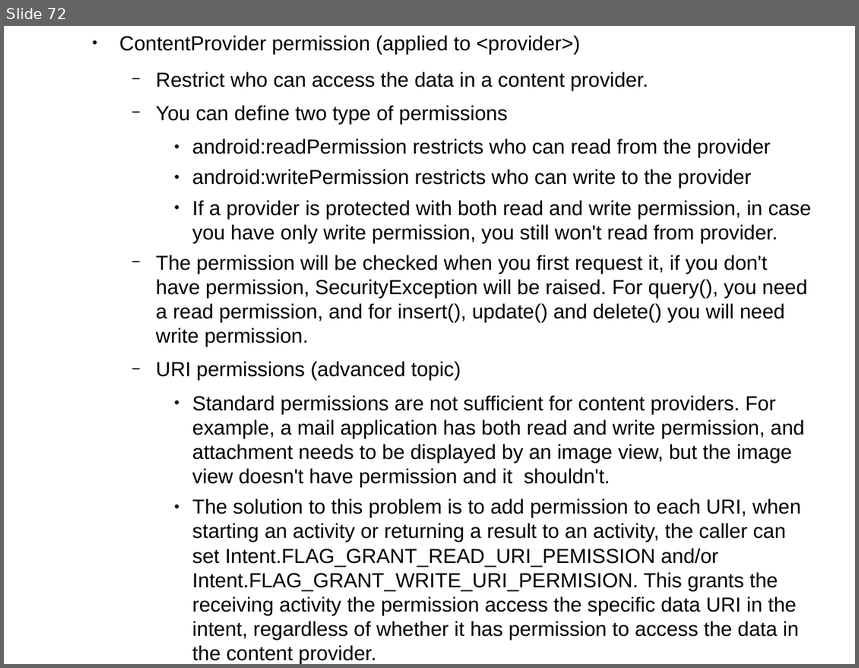
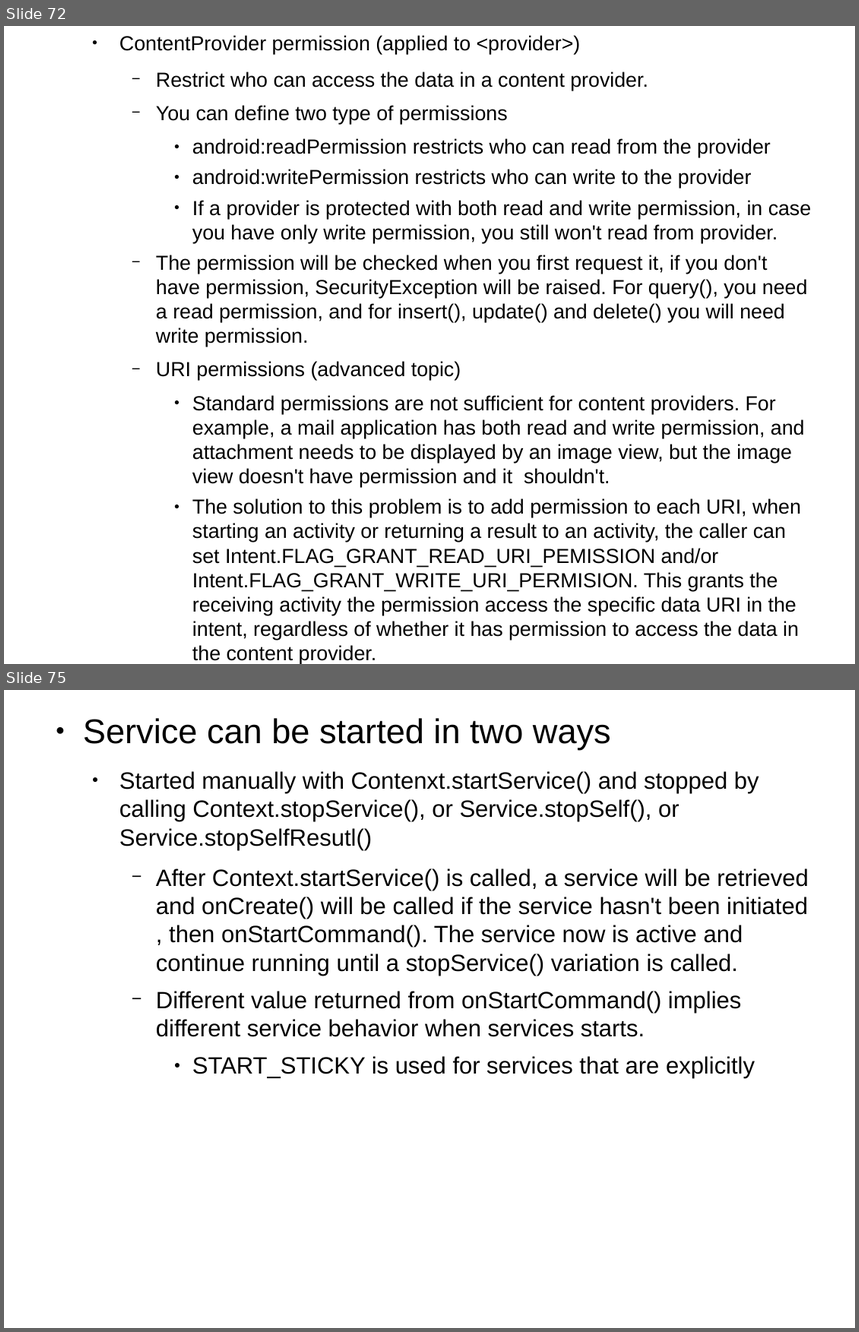
Before and after one commit to thegreatdao/testa, a slide deck: assets/android2.odp. Shown one above the other, each under a label of ours: slide 72 before the commit, slides 72 and 75 after it; the slides between them are not shown. The pictures are 859x668 and 859x1332 pixels, drawn with LibreOffice and Linux fonts; fonts in the diff are those of the drawing. Boxes give left, top, right and bottom in pixels: in the first picture for what was removed or moved away, otherwise in the second. Text is boxed around its words. In the diff, an @@ line names an element or a change of style, - is before the commit and + after.

```diff
--- a/assets/android2.odp
+++ b/assets/android2.odp
@@ slide 75 added at (4, 690, 855, 1328), background #FFFFFF @@
@@ text added at (83, 718, 809, 1079), 22 pt, text #000000 @@
+● Service can be started in two ways
+  ● Started manually with Contenxt.startService() and stopped by calling Context.stopService(), or Service.stopSelf(), or Service.stopSelfResutl()
+    − After Context.startService() is called, a service will be retrieved and onCreate() will be called if the service hasn't been initiated , then onStartCommand(). The service now is active and continue running until a stopService() variation is called.
+    − Different value returned from onStartCommand() implies different service behavior when services starts.
+      ● START_STICKY is used for services that are explicitly
```
Also in this commit, not shown: 4 other slides added, 1 slide removed.
